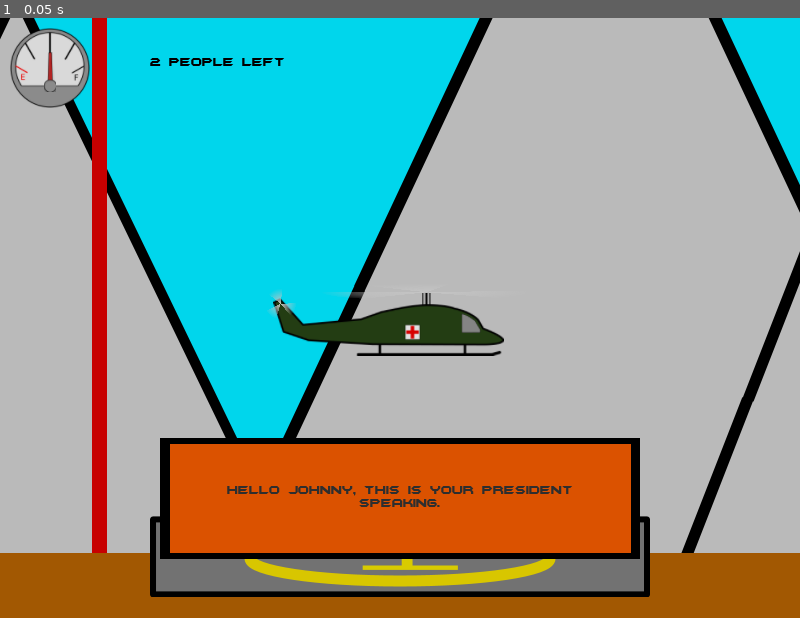
Above: before the commit, frame 1.
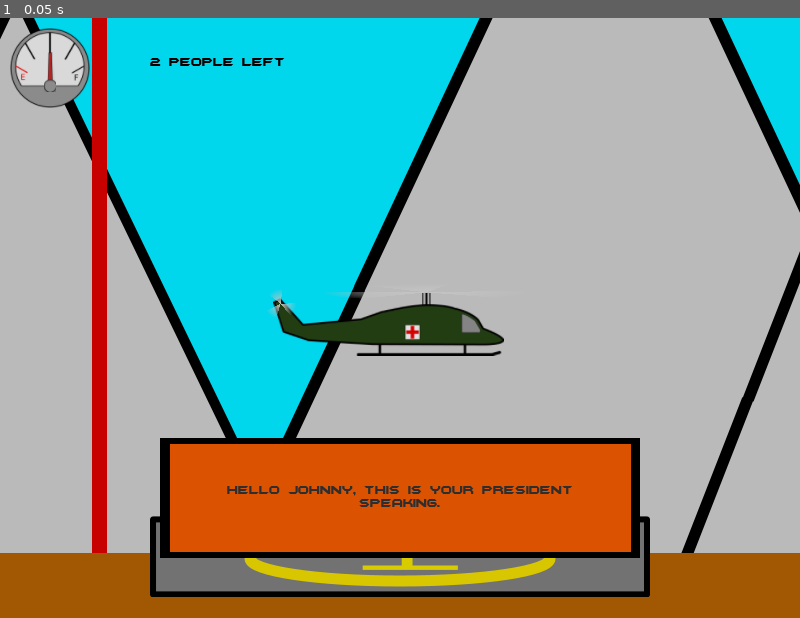
Above: after the commit, the same moment.

Repository: Inglo-Games/EvacHavoc2
Game: Godot game, scene res://scenes/levels/tutorial.tscn
The game is run twice, just before and just after one commit, with the same random seed, the same clock (stepped at 60 frames per second) and the same inputs. This scene is started directly instead of the project's main scene. The engine's default icon, where the game draws it, is replaced by a stand-in: a white triangle on a blue panel in a dark square.
Inputs:
- Up to frame 1 (0.05 s): no input

The runs differ from the first frame. In frame 1, 0.2% of the frame differs, in the area x 20-80%, y 89-91%.

Commit message:
Fixing pause menu

Diff:
--- a/game/scripts/level_template.gd
+++ b/game/scripts/level_template.gd
@@ -1,6 +1,7 @@
 extends Node2D
 
-var PausePopup = preload("res://scripts/pause_popup.gd")
+var PausePopup = preload("res://scenes/pause_popup.tscn")
+var DialogWindow = preload("res://scenes/dialog.tscn")
 
 export var dialogue_text = []
 export var next_scene = "res://scenes/menu.tscn"
@@ -13,19 +14,21 @@
 
 	_on_person_saved()
 	if dialogue_text != []:
-		get_tree().paused = true
-		$ui/dialog.set_lines(dialogue_text)
-		$ui/dialog.visible = true
+		var dialog = DialogWindow.instance()
+		$ui.add_child(dialog)
+		dialog.set_lines(dialogue_text)
+		get_tree().set_pause(true)
 
 func _process(delta):
 	if Input.is_action_just_pressed("ui_cancel"):
 		_pause_game()
 
 func _pause_game():
-	var pause_menu = PausePopup.new()
+	var pause_menu = PausePopup.instance()
 	$ui.add_child(pause_menu)
+	pause_menu.pause_mode = Node.PAUSE_MODE_PROCESS
+	pause_menu.connect("quit_game", self, "_on_quit_game")
 	pause_menu.popup_centered()
-	pause_menu.connect("quit_game", self, "_on_quit_game")
 	get_tree().set_pause(true)
 
 func _on_quit_game():
